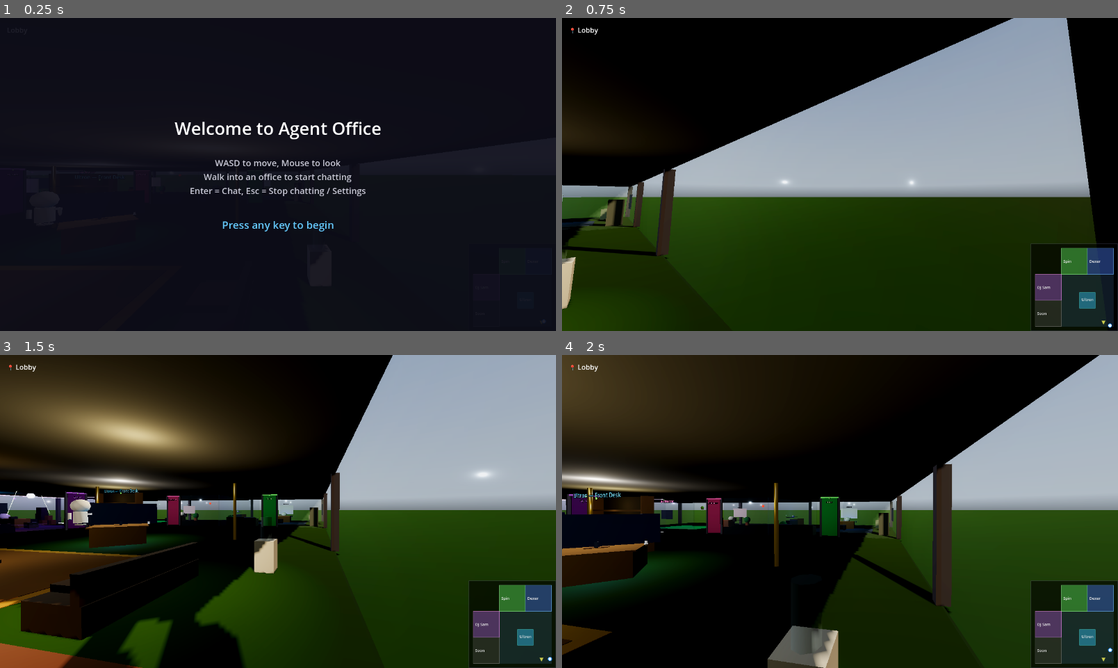
Above: before the commit, frames 1-4 (two rows, left to right).
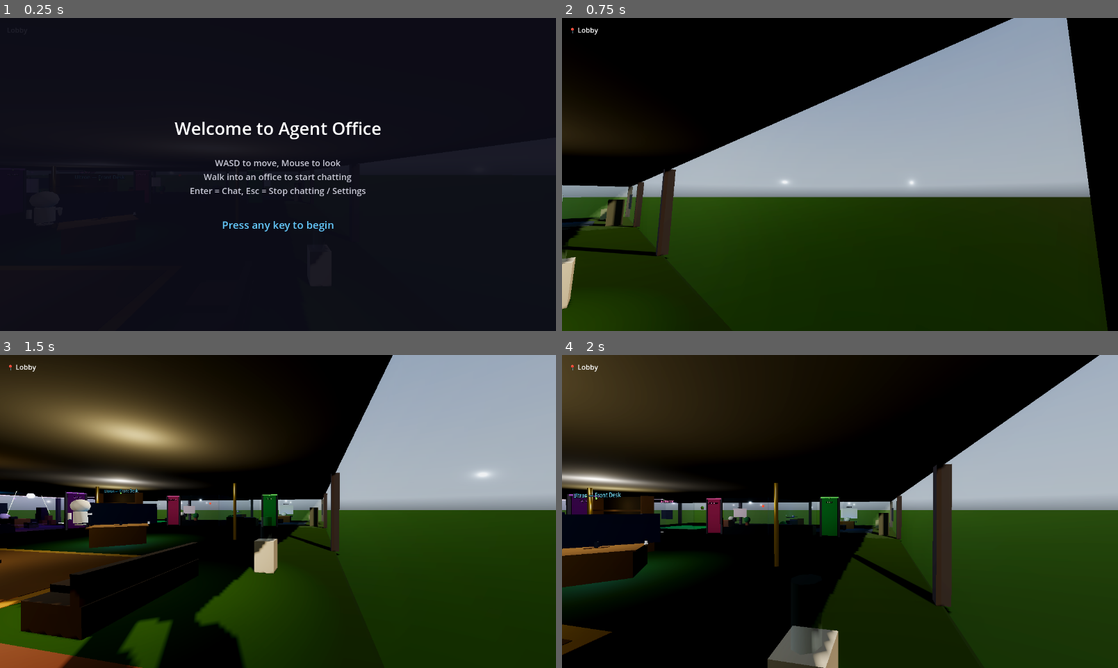
Above: after the commit, the same moments.

Repository: ultron02012026-agent/agent-office
Game: Godot game, scene res://scenes/main.tscn
Two runs of this game, one before a commit and one after it. Both use one fixed random seed, a clock stepped at 60 frames per second and the inputs below. A sky picture missing from this copy of the repository is replaced by a grey-blue gradient.
Inputs (mouse positions are in pixels of both pictures, inside the frame that each line leads up to):
- Up to frame 1 (0.25 s): no input
- Up to frame 2 (0.75 s): tap Enter at 0.5 s; move the mouse to (962, 158) at 0.52 s; hold D (move_right) from 0.53 s (still down); hold Shift (sprint) from 0.53 s (still down); click (962, 158) at 0.67 s
- Up to frame 3 (1.5 s): tap Space (jump) at 0.77 s; move the mouse to (250, 511) at 1.27 s; release D (move_right) at 1.28 s; release Shift (sprint) at 1.28 s; hold W (move_forward) from 1.28 s (still down); tap Enter at 1.35 s
- Up to frame 4 (2 s): keep holding W (move_forward); tap Space (jump) at 1.52 s

The runs differ from the first frame. In frame 2, 3.9% of the frame differs, in the area x 84-100%, y 72-100%; in frame 3, 4.4%; in frame 4, 4.4%.

Commit message:
remove: minimap from HUD

Diff:
--- a/scenes/main.tscn
+++ b/scenes/main.tscn
@@ -2059,9 +2059,6 @@
 theme_override_colors/font_color = Color(0.8, 0.9, 1, 1)
 
 ; ===== MINIMAP =====
-[node name="Minimap" type="Control" parent="HUD"]
-script = ExtResource("9")
-
 ; ===== MIC INDICATOR =====
 [node name="MicIndicator" type="Label" parent="HUD"]
 visible = false
